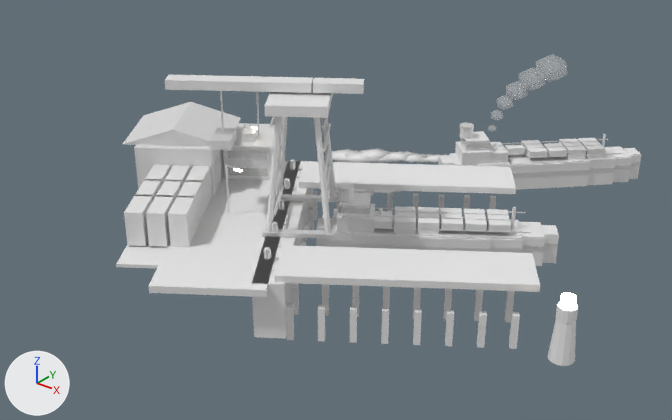
Renders of the FBX model Assets/Art/KayseriIsland/Models/Copper/Phase2/Port_P2.fbx from each side of a commit.
Before and after are seen from a 50 mm camera at (117.7, 92.5, 75.5) aimed at (17.3, 218.2, -2.4). The axes (+X, +Y, +Z) are drawn at lower left. The lights are the same throughout. The older version comes first. Where no turn or scale is listed for an object, it has been applied to the vertices. Vertices at exactly the same position are counted once.

In view in the first picture: 'Port.Apron', 'Port.Beacon', 'Port.Containers', 'Port.Control', 'Port.Crane0', 'Port.Lamp0', 'Port.Pier0', 'Port.Pier1', 'Port.QuayWall', 'Port.Shed', 'Port.Ship0', 'Port.ShipOut', 'Port.ShipSmoke' and 7 more.
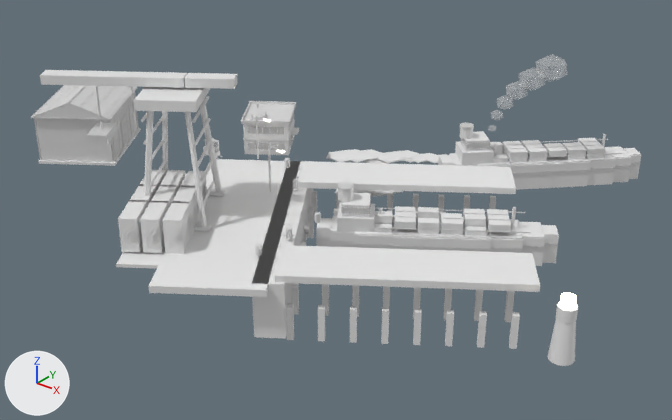
The change, as a list of edits to the scene's bpy script:
```text
Change me_port_ship0_001:
    used by ob_port_ship0; location = (38.1, 221.9, -2.8)
    remove me_port_ship0_001.from_pydata(...)  # 536 vertices, 828 faces; spans x -19.3..18.5, y -14.3..13.7, z -3.7..9.6
    add me_port_ship0_001.from_pydata(...)  # 528 vertices, 816 faces; spans x -19.3..18.5, y -14.3..13.7, z -3.7..9.6
    me_port_ship0_001 part 6: the loose piece of 8 vertices spanning x -3.7..0.5, y -3.0..0.7, z 2.9..4.3 is moved by (-8.1, -3.0, -1.4), in mat_red (white #e7e7e7)
    me_port_ship0_001 part 7: the loose piece of 8 vertices spanning x -1.5..2.6, y 1.2..4.9, z 2.9..4.3 is deleted
    me_port_ship0_001 part 8: 8 vertices moved from x -9.3..8.6, y -9.6..3.7, z 4.3 to x -9.3..8.6, y -9.6..3.7, z 1.4; 16 vertices removed from x -8.4..-1.7, y -7.2..0.2, z 1.4..2.9; 16 vertices added at x 1.0..7.3, y -2.4..5.5, z 1.4..2.9
Change me_port_shed_001:
    used by ob_port_shed; location = (-7.0, 202.7, 3.1)
    remove me_port_shed_001.from_pydata(...)  # 70 vertices, 104 faces; spans x -12.2..12.2, y -12.1..12.1, z 0.0..12.6
    add me_port_shed_001.from_pydata(...)  # 1598 vertices, 2396 faces; spans x -11.8..11.8, y -12.3..12.3, z 0.0..12.7
    me_port_shed_001 part 9: the loose piece of 6 vertices spanning x -12.2..12.2, y -11.7..11.7, z 9.5..12.6 is rebuilt with 6 vertices and now spans x -11.7..11.7, y -12.2..12.2, z 9.5..12.6
    me_port_shed_001 part 10: 1 vertex moved within x 3.4, y 7.6, z 0.5; 1528 vertices added at x -11.8..11.8, y -12.3..12.3, z 0.5..12.7
    add me_port_shed_001.materials.append(mat_steel)  # white #e7e7e7
Change me_port_shipout_001:
    used by ob_port_shipout; location = (37.0, 264.0, -2.8)
    remove me_port_shipout_001.from_pydata(...)  # 504 vertices, 780 faces; spans x -17.1..16.4, y -17.1..16.4, z -3.7..9.6
    add me_port_shipout_001.from_pydata(...)  # 512 vertices, 792 faces; spans x -17.1..16.4, y -17.1..16.4, z -3.7..9.6
    me_port_shipout_001 part 1: the loose piece of 8 vertices spanning x -9.3..-5.3, y -9.3..-5.3, z 1.4..2.9 is moved by (4.5, 1.4, 0.0), in mat_green_ind (white #e7e7e7)
    me_port_shipout_001 part 2: the loose piece of 8 vertices spanning x -9.3..-5.3, y -9.3..-5.3, z 2.9..4.3 is moved by (4.5, 1.4, 0.0), in mat_yellow_lt (white #e7e7e7)
    me_port_shipout_001 part 3: the loose piece of 8 vertices spanning x -7.8..-3.7, y -10.9..-6.9, z 2.9..4.3 is moved by (-0.2, 6.1, -1.4)
    me_port_shipout_001 part 4: the loose piece of 8 vertices spanning x 0.9..5.0, y 4.1..8.1, z 2.9..4.3 is moved by (-8.9, -8.9, 0.0), in mat_red (white #e7e7e7)
    me_port_shipout_001 part 5: 24 vertices removed from x -0.5..7.9, y -0.5..11.0, z 1.4..2.9; 32 vertices added at x -10.9..9.5, y -7.8..9.5, z 1.4..2.9
Change ob_port_lamp0:
    ob_port_lamp0.location: (0.0, 211.9, 4.0) -> (-1.1, 216.3, 4.0)
Change ob_port_control:
    ob_port_control.location: (0.3, 213.3, 3.1) -> (-5.8, 225.1, 3.1)
Change ob_port_shed:
    ob_port_shed.location: (-7.0, 202.7, 3.1) -> (-29.9, 198.3, 5.1)
Change ob_port_crane0:
    ob_port_crane0.location: (22.1, 202.8, 3.5) -> (4.0, 191.7, 3.5)
Change ob_port_containers:
    ob_port_containers.location: (0.0, 0.0, 2.5) -> (1.0, -2.1, 2.5)
```

What differs and where, as boxes [x1, y1, x2, y2] in the pictures (672 x 420 px; the box of a moved part takes in the faces that stretch with it):
'Port.Crane0', moved: before [165, 75, 364, 238]; after [40, 70, 237, 231]
'Port.Shed', reshaped, moved: before [123, 102, 241, 198]; after [31, 85, 141, 166]
'Port.Containers', moved: before [124, 165, 212, 247]; after [118, 170, 207, 254]
'Port.Control', moved: before [223, 123, 279, 180]; after [241, 101, 300, 155]
'Port.Lamp0', moved: before [244, 123, 258, 130]; after [255, 115, 271, 159]
part 1 of me_port_shipout_001, moved or reshaped (not visible before): after [507, 157, 528, 163]
part 2 of me_port_shipout_001, moved or reshaped (mostly hidden before): before [490, 145, 506, 150]; after [508, 148, 528, 159]
part 3 of me_port_shipout_001, moved or reshaped (not visible afterwards): before [491, 149, 509, 160]
part 4 of me_port_shipout_001, moved or reshaped: before [559, 138, 579, 144]; after [502, 141, 522, 151]
part 5 of me_port_shipout_001, moved or reshaped (mostly hidden before): before [543, 144, 572, 150]; after [490, 141, 596, 162]
part 6 of me_port_ship0_001, moved or reshaped (not visible afterwards): before [418, 212, 439, 218]
part 7 of me_port_ship0_001, deleted: before [440, 208, 462, 217]
part 8 of me_port_ship0_001, moved or reshaped: before [394, 211, 416, 234]; after [441, 214, 486, 235]
part 9 of me_port_shed_001, rebuilt: before [123, 102, 241, 147]; after [32, 85, 136, 119]
part 10 of me_port_shed_001, built on: after [31, 85, 139, 162]
